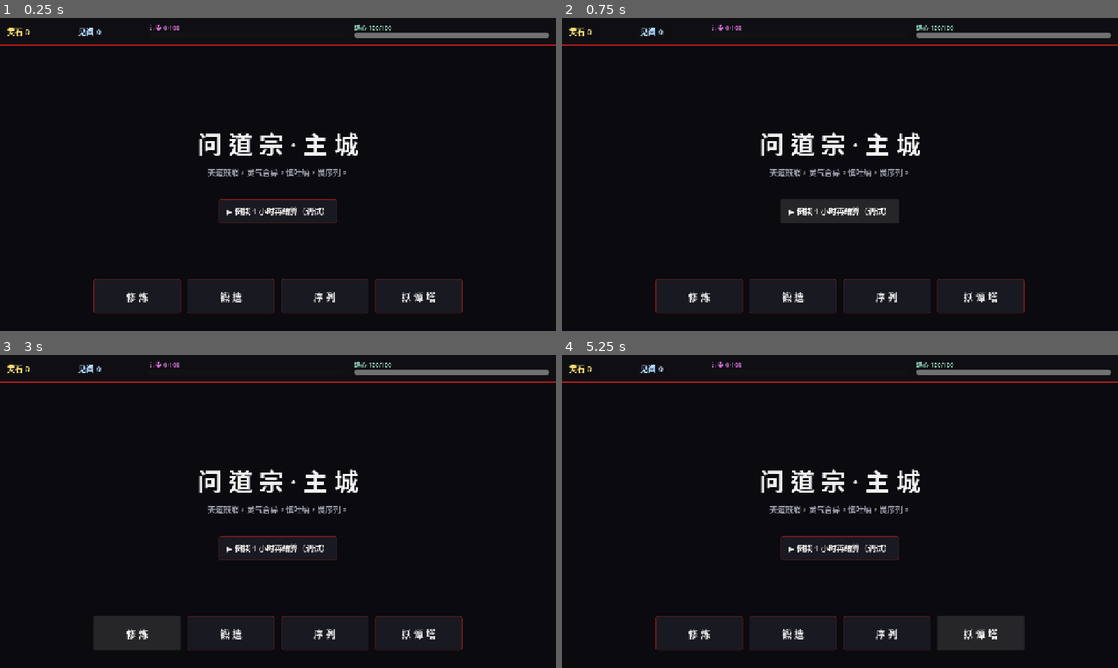
Above: before the commit, frames 1-4 (two rows, left to right).
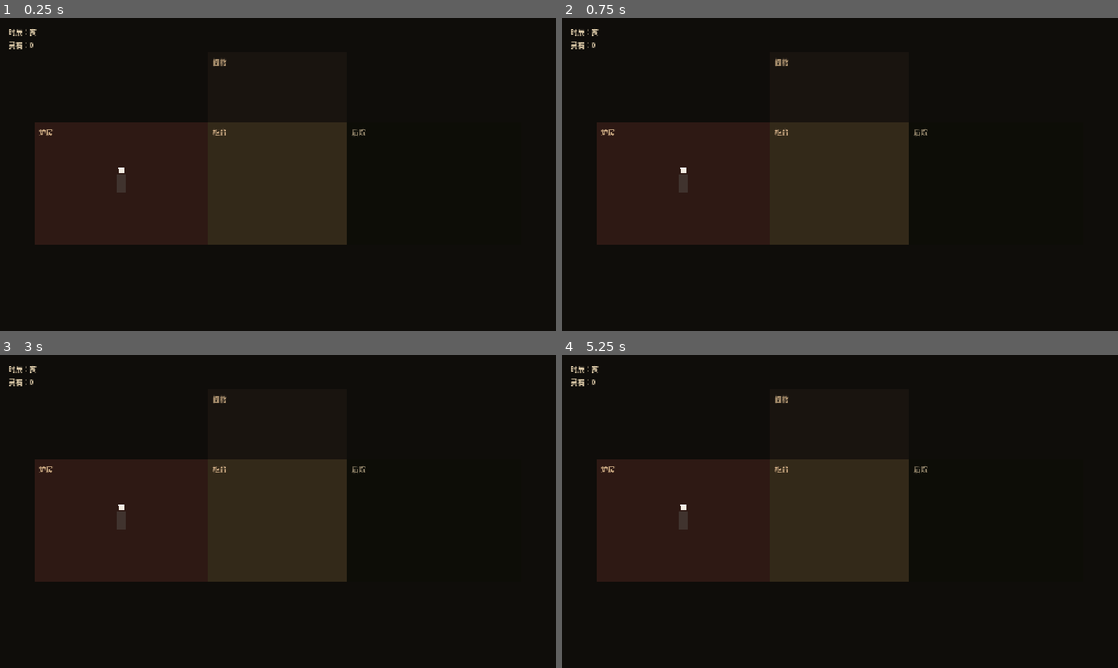
Above: after the commit, the same moments.

Repository: guliqianxun/XiuXianLegend
Game: Godot game, scene res://scenes/shop.tscn
Two runs of this game, one before a commit and one after it. Both use one fixed random seed, a clock stepped at 60 frames per second and the inputs below. Before the commit the project starts from res://scenes/_deprecated/city.tscn.
Inputs (mouse positions are in pixels of both pictures, inside the frame that each line leads up to):
- Up to frame 1 (0.25 s): no input
- Up to frame 2 (0.75 s): click (840, 212) at 0.5 s, where only the run before the commit has a clickable "▶ 倒拨 1 小时再结算（调试）"
- Up to frame 3 (3 s): click (278, 549) at 1.25 s, where only the run before the commit has a clickable "▶ 倒拨 1 小时再结算（调试）"; click (278, 549) at 2 s, where only the run before the commit has a clickable "▶ 倒拨 1 小时再结算（调试）"; click (139, 633) at 2.75 s, where only the run before the commit has a clickable "修 炼"
- Up to frame 4 (5.25 s): click (795, 633) at 3.5 s, where only the run before the commit has a clickable "锻 造"; click (884, 633) at 4.25 s, where only the run before the commit has a clickable "序 列"; click (979, 633) at 5 s, where only the run before the commit has a clickable "妖 谭 塔"

The runs differ from the first frame. In frame 1, 24% of the frame differs, in the area x 0-100%, y 1-95%; in frame 2, 23%; in frame 3, 26%; in frame 4, 26%.

Commit message:
feat(N1): 铺子主场景 shop.tscn（4 区域 placeholder + 老铁站位 + HUD）
- 4 区域 ColorRect: 炉房/柜台/阁楼/后院（2.5D 俯视布局）
- 老铁初始在炉房中央
- HUD 显示当前时辰（中文：子/丑/寅...）+ 灵石数
- _process 接入 TimeLine.advance_seconds（N1 1:1，N5 重做为可调倍速）
- project.godot 主场景切到 res://scenes/shop.tscn

Diff:
--- a/godot/project.godot
+++ b/godot/project.godot
@@ -12,7 +12,7 @@
 
 config/name="我在诡异修仙造兵器"
 config/description="诡异修仙 + 造兵器 + 单机挂机"
-run/main_scene="res://scenes/_deprecated/city.tscn"
+run/main_scene="res://scenes/shop.tscn"
 config/features=PackedStringArray("4.6", "GL Compatibility")
 config/icon="res://icon.svg"
 
--- /dev/null
+++ b/godot/scenes/shop.tscn
@@ -0,0 +1,95 @@
+[gd_scene load_steps=3 format=3]
+
+[ext_resource type="Script" path="res://scripts/ui/shop_screen.gd" id="1"]
+[ext_resource type="PackedScene" path="res://scenes/actors/old_iron.tscn" id="2"]
+
+[node name="Shop" type="Node2D"]
+script = ExtResource("1")
+
+[node name="Background" type="ColorRect" parent="."]
+offset_left = 0.0
+offset_top = 0.0
+offset_right = 1280.0
+offset_bottom = 720.0
+color = Color(0.06, 0.05, 0.04, 1)
+
+[node name="AreaFurnace" type="ColorRect" parent="."]
+offset_left = 80.0
+offset_top = 240.0
+offset_right = 480.0
+offset_bottom = 520.0
+color = Color(0.18, 0.10, 0.08, 1)
+
+[node name="LabelFurnace" type="Label" parent="AreaFurnace"]
+offset_left = 10.0
+offset_top = 10.0
+offset_right = 200.0
+offset_bottom = 40.0
+text = "炉房"
+theme_override_colors/font_color = Color(0.78, 0.65, 0.5, 1)
+
+[node name="AreaCounter" type="ColorRect" parent="."]
+offset_left = 480.0
+offset_top = 240.0
+offset_right = 800.0
+offset_bottom = 520.0
+color = Color(0.20, 0.16, 0.10, 1)
+
+[node name="LabelCounter" type="Label" parent="AreaCounter"]
+offset_left = 10.0
+offset_top = 10.0
+offset_right = 200.0
+offset_bottom = 40.0
+text = "柜台"
+theme_override_colors/font_color = Color(0.78, 0.65, 0.5, 1)
+
+[node name="AreaLoft" type="ColorRect" parent="."]
+offset_left = 480.0
+offset_top = 80.0
+offset_right = 800.0
+offset_bottom = 240.0
+color = Color(0.10, 0.08, 0.06, 1)
+
+[node name="LabelLoft" type="Label" parent="AreaLoft"]
+offset_left = 10.0
+offset_top = 10.0
+offset_right = 200.0
+offset_bottom = 40.0
+text = "阁楼"
+theme_override_colors/font_color = Color(0.65, 0.55, 0.42, 1)
+
+[node name="AreaYard" type="ColorRect" parent="."]
+offset_left = 800.0
+offset_top = 240.0
+offset_right = 1200.0
+offset_bottom = 520.0
+color = Color(0.05, 0.05, 0.03, 1)
+
+[node name="LabelYard" type="Label" parent="AreaYard"]
+offset_left = 10.0
+offset_top = 10.0
+offset_right = 200.0
+offset_bottom = 40.0
+text = "后院"
+theme_override_colors/font_color = Color(0.55, 0.50, 0.40, 1)
+
+[node name="OldIron" parent="." instance=ExtResource("2")]
+position = Vector2(280, 380)
+
+[node name="HUD" type="CanvasLayer" parent="."]
+
+[node name="TimeLabel" type="Label" parent="HUD"]
+offset_left = 20.0
+offset_top = 20.0
+offset_right = 300.0
+offset_bottom = 50.0
+text = "时辰：子"
+theme_override_colors/font_color = Color(0.85, 0.78, 0.65, 1)
+
+[node name="MoneyLabel" type="Label" parent="HUD"]
+offset_left = 20.0
+offset_top = 50.0
+offset_right = 300.0
+offset_bottom = 80.0
+text = "灵石：0"
+theme_override_colors/font_color = Color(0.85, 0.78, 0.65, 1)
--- /dev/null
+++ b/godot/scripts/ui/shop_screen.gd
@@ -0,0 +1,50 @@
+extends Node2D
+## 铺子主场景控制器。
+## 4 区域 placeholder：炉房 / 柜台 / 阁楼 / 后院。
+## N1 仅显示 + 老铁站位 + 时辰 HUD；交互留给后续 milestone。
+
+## 4 区域中心坐标（相对于场景原点；2.5D 俯视布局）
+const AREA_POSITIONS: Dictionary = {
+	&"furnace": Vector2(280, 380),  # 炉房：左下
+	&"counter": Vector2(640, 380),  # 柜台：中下
+	&"loft":    Vector2(640, 200),  # 阁楼：中上
+	&"yard":    Vector2(960, 380),  # 后院：右下
+}
+
+@onready var _old_iron: Node2D = $OldIron
+@onready var _hud_time: Label = $HUD/TimeLabel
+@onready var _hud_money: Label = $HUD/MoneyLabel
+
+
+func _ready() -> void:
+	# 老铁初始站在炉房
+	_old_iron.global_position = AREA_POSITIONS[&"furnace"]
+	# 启动后立即载档
+	SaveSystem.load_or_init()
+	# 接信号刷 HUD
+	EventBus.time_advanced.connect(_on_time_advanced)
+	EventBus.currency_changed.connect(_on_currency_changed)
+	_refresh_hud()
+
+
+func _process(delta: float) -> void:
+	# N1 简单：每个真实秒推进游戏时间 1 秒（1:1）
+	# N5 改为可调倍速 + 离线时长积分
+	TimeLine.advance_seconds(int(delta * 1.0))
+	# 防止 0 -> 不发信号；只在每整秒 emit 一次靠 advance_seconds 内部判断
+	# (此处 delta 通常 ~0.016，int 化后是 0，所以 advance 实际不会发——这是预期；下版会改)
+
+
+func _on_time_advanced(_new_unix: int, _delta: int) -> void:
+	_refresh_hud()
+
+
+func _on_currency_changed(_kind: StringName, _value: int) -> void:
+	_refresh_hud()
+
+
+func _refresh_hud() -> void:
+	var shichen := TimeLine.shichen_of_unix(TimeLine.now_unix())
+	const SHICHEN_NAMES := ["子", "丑", "寅", "卯", "辰", "巳", "午", "未", "申", "酉", "戌", "亥"]
+	_hud_time.text = "时辰：%s" % SHICHEN_NAMES[shichen]
+	_hud_money.text = "灵石：%d" % GameState.spirit_stones
Not shown, added: godot/scripts/ui/shop_screen.gd.uid
